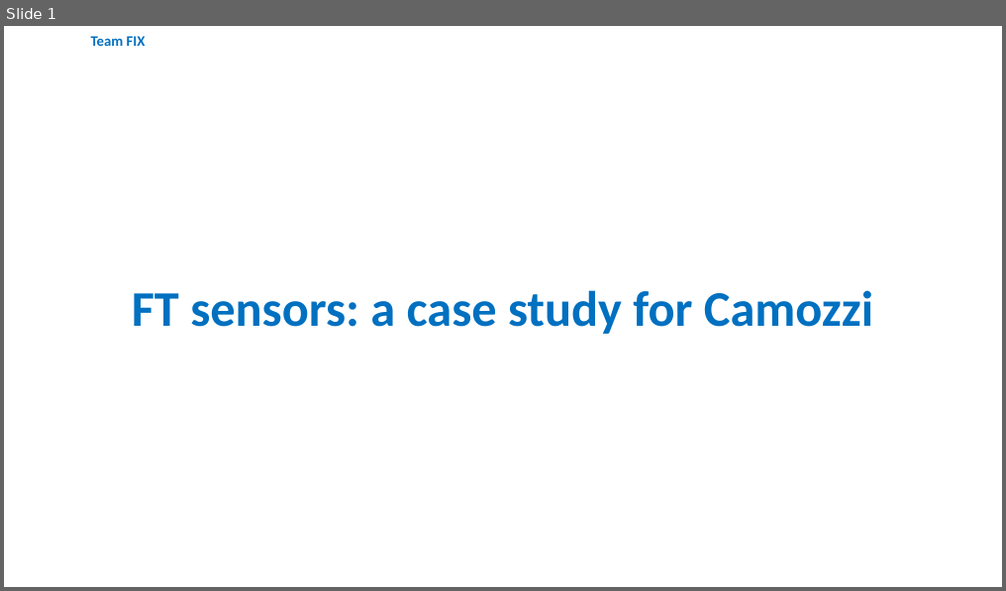
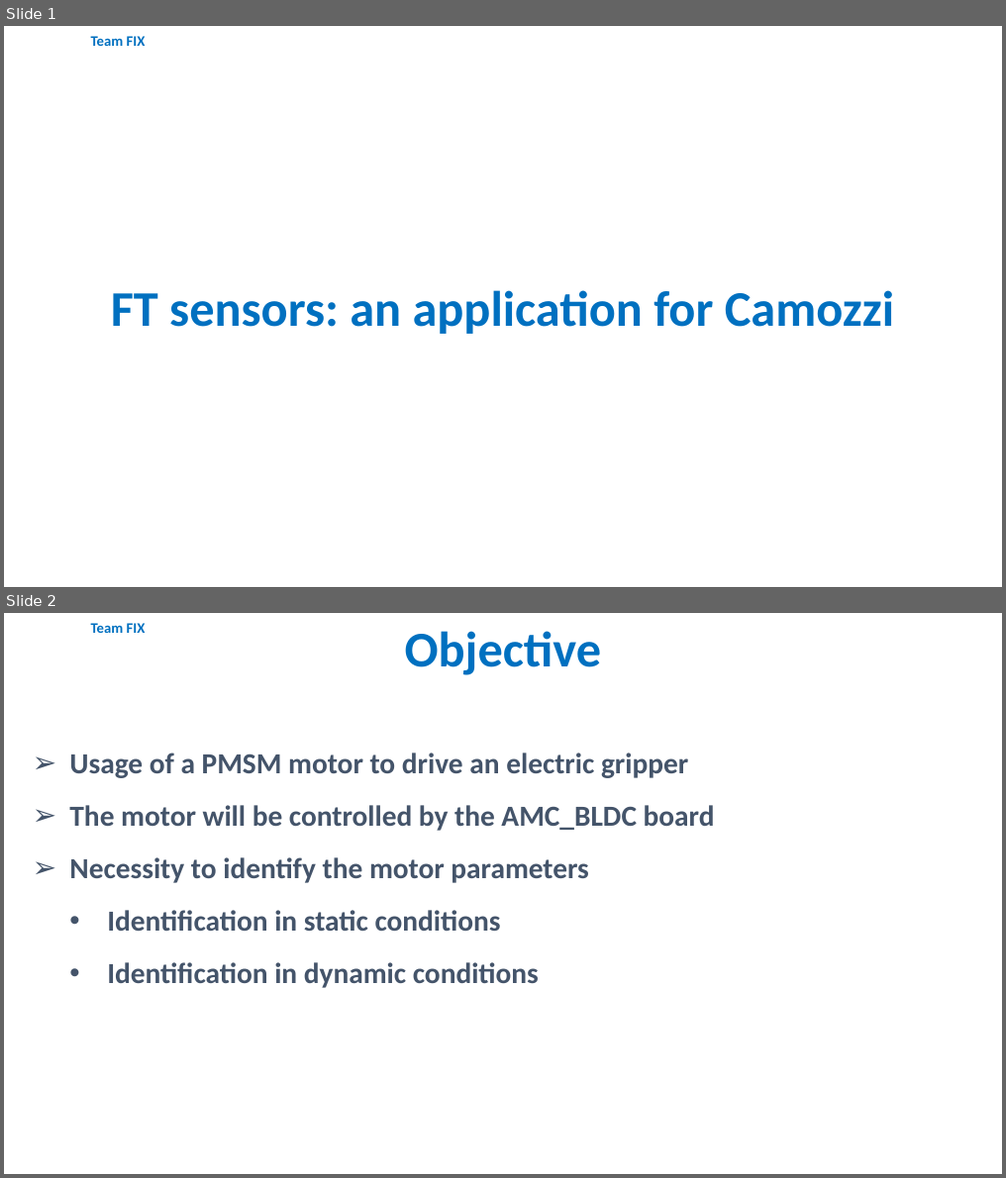
Before and after one commit to icub-tech-iit/ft-sensors-simulink, a slide deck: assets/camozzi_presentation_20220111.pptx. Shown one above the other, each under a label of ours: slide 1 before the commit, slides 1 and 2 after it. The pictures are 1006x591 and 1006x1178 pixels, drawn with LibreOffice and Linux fonts; fonts in the diff are those of the drawing; background and template pictures are left out. Boxes give left, top, right and bottom in pixels: in the first picture for what was removed or moved away, otherwise in the second. Text is boxed around its words. In the diff, an @@ line names an element or a change of style, - is before the commit and + after.

```diff
--- a/assets/camozzi_presentation_20220111.pptx
+++ b/assets/camozzi_presentation_20220111.pptx
@@ slide 2 added at [4,613,1002,1174], background #FFFFFF; not listed: 1 template element that a slide beside it also shows @@
@@ text added at [405,631,602,675], 48 pt, text #0070C0, bold @@
+Objective
@@ text added at [69,753,715,988], 28 pt, text #44546A, bold @@
+➢ Usage of a PMSM motor to drive an electric gripper
+➢ The motor will be controlled by the AMC_BLDC board
+➢ Necessity to identify the motor parameters
+  • Identification in static conditions
+  • Identification in dynamic conditions
@@ slide 1 changed as well @@
@@ text at [111,290,894,334]: text changed @@
-FT sensors: a case study for Camozzi
+FT sensors: an application for Camozzi
```
Also in this commit, not shown: 4 other slides added, 1 slide removed, 2 other files.
